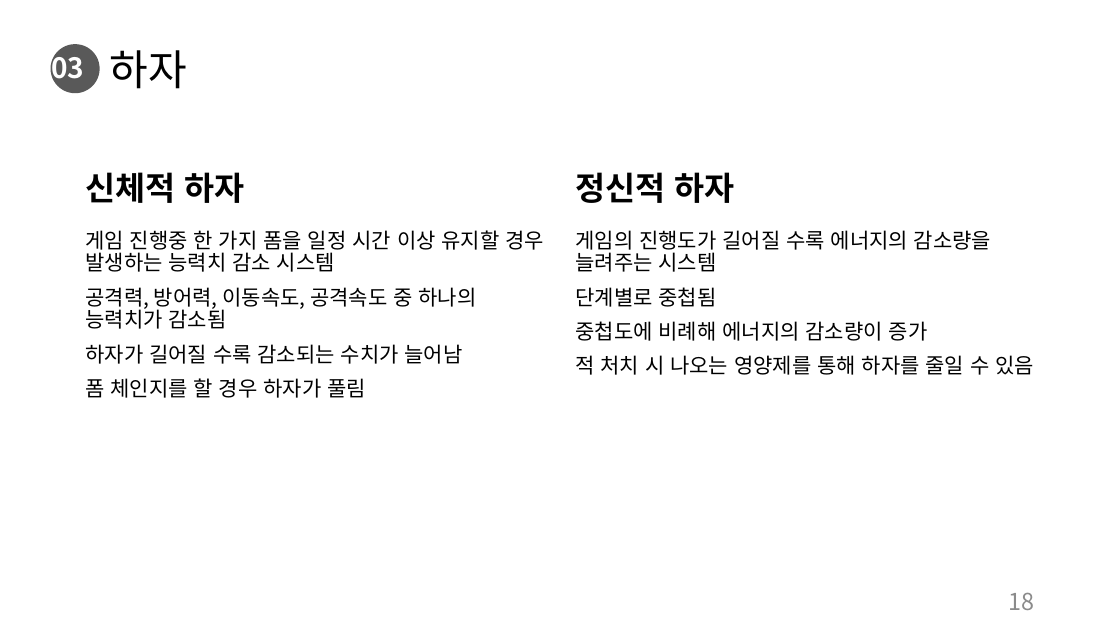
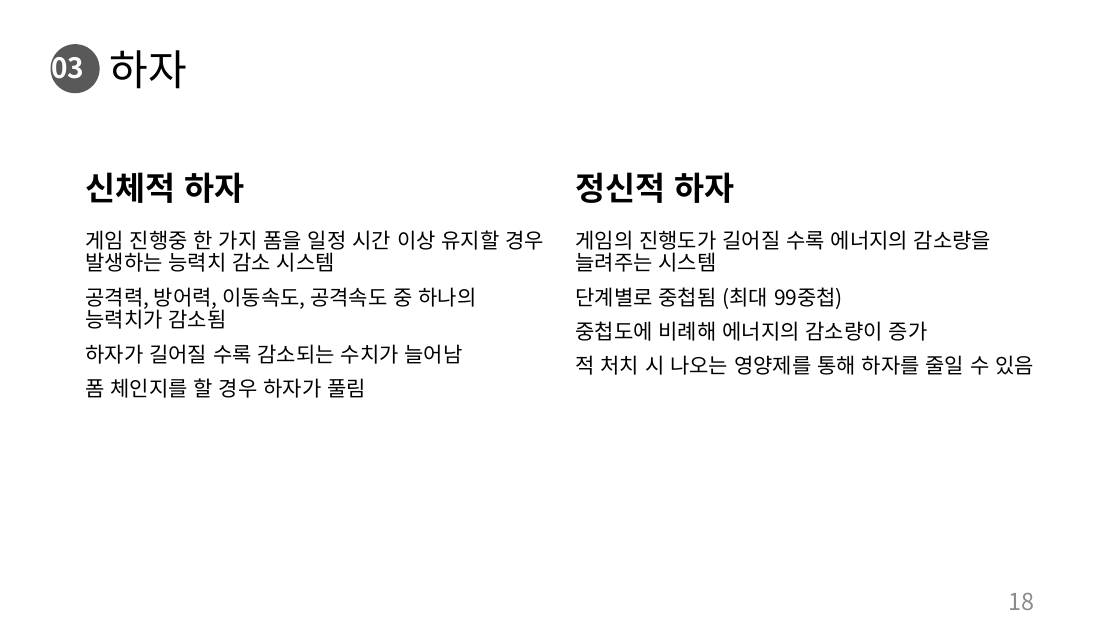
Before and after one commit to charobe/HDB, a slide deck: slide 18 of 조영욱/하자 드 바이오.pptx. Drawn at 1120x630 pixels with LibreOffice and Linux fonts; fonts in the diff are those of the drawing. Boxes give left, top, right and bottom in pixels: in the first picture for what was removed or moved away, otherwise in the second. Text is boxed around its words. In the diff, an @@ line names an element or a change of style, - is before the commit and + after.

```diff
--- a/조영욱/하자 드 바이오.pptx
+++ b/조영욱/하자 드 바이오.pptx
@@ text at <box>575,287,843,309</box>: text changed @@
-단계별로 중첩됨
+단계별로 중첩됨 (최대 99중첩)
```
Also in this commit, not shown: 3 other slides changed.
